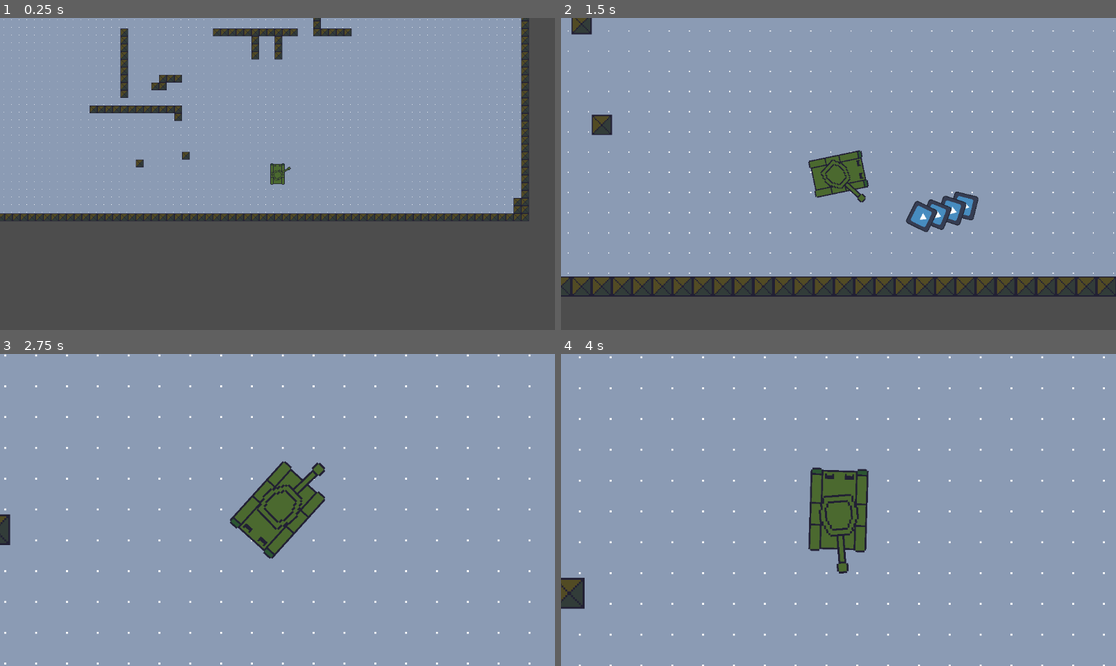
Above: before the commit, frames 1-4 (two rows, left to right).
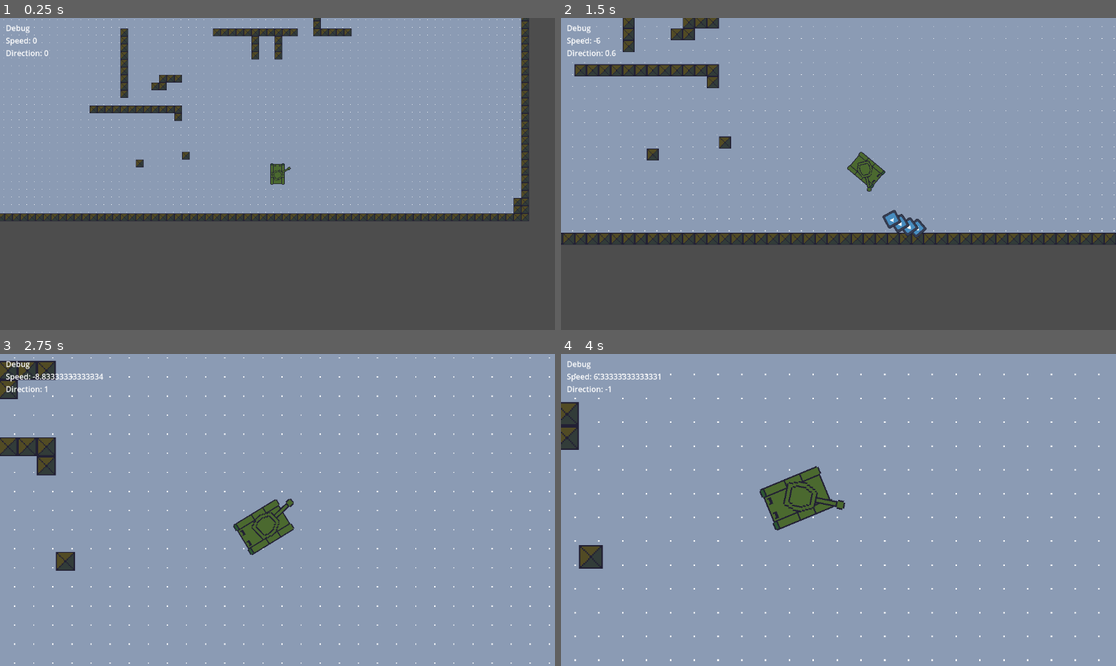
Above: after the commit, the same moments.

Repository: jamesfoxbr/Tanks
Game: Godot game, scene res://Scenes/main.tscn
Same seed, same stepped clock (60 frames per second), same inputs: the game is played once before the commit and once after it. The engine's default icon, where the game draws it, is replaced by a stand-in: a white triangle on a blue panel in a dark square.
Inputs (mouse positions are in pixels of both pictures, inside the frame that each line leads up to):
- Up to frame 1 (0.25 s): no input
- Up to frame 2 (1.5 s): move the mouse to (960, 158) at 0.52 s; hold Right (ui_right) 0.53-1.28 s; tap Mouse wheel down (zoom_in) at 0.6 s; move the mouse to (727, 189) at 1.27 s; hold Down (ui_down) from 1.28 s (still down); click (727, 189) at 1.35 s
- Up to frame 3 (2.75 s): tap Mouse wheel down (zoom_in) at 1.55, 2.1 s; move the mouse to (333, 441) at 2.02 s; release Down (ui_down) at 2.03 s; hold Right (ui_right) from 2.03 s (still down)
- Up to frame 4 (4 s): move the mouse to (810, 572) at 2.77 s; release Right (ui_right) at 2.78 s; hold Up (ui_up) 2.78-3.53 s; tap Mouse wheel up (zoom_out) at 2.85 s; tap Mouse wheel down (zoom_in) at 3.05, 3.6 s; move the mouse to (1005, 556) at 3.52 s; hold Left (ui_left) from 3.53 s (still down)

The runs differ from the first frame. In frame 1, 0.2% of the frame differs, in the area x 1-9%, y 2-13%; in frame 2, 26%, in the area x 0-100%, y 0-90%; in frame 3, 5.7%; in frame 4, 6.3%.

Commit message:
Esc and Reset
temporary esc and reset button added

Diff:
--- a/Scenes/main.tscn
+++ b/Scenes/main.tscn
@@ -1,6 +1,7 @@
-[gd_scene load_steps=5 format=3 uid="uid://dn308avku4bti"]
+[gd_scene load_steps=6 format=3 uid="uid://dn308avku4bti"]
 
 [ext_resource type="PackedScene" uid="uid://c12kmqkvm8382" path="res://Scenes/tank.tscn" id="1_j682i"]
+[ext_resource type="Script" path="res://Scripts/main.gd" id="1_rxesk"]
 [ext_resource type="Texture2D" uid="uid://32hj4qplek8a" path="res://Sprites/tank_game_tileset.png" id="2_s5k17"]
 
 [sub_resource type="TileSetAtlasSource" id="TileSetAtlasSource_xhmgq"]
@@ -18,6 +19,7 @@
 sources/0 = SubResource("TileSetAtlasSource_xhmgq")
 
 [node name="Main" type="Node2D"]
+script = ExtResource("1_rxesk")
 
 [node name="TileMap" type="TileMap" parent="."]
 tile_set = SubResource("TileSet_6rhxw")
--- a/Scenes/tank.tscn
+++ b/Scenes/tank.tscn
@@ -12,7 +12,6 @@
 [node name="Tank" type="CharacterBody2D"]
 scale = Vector2(0.25, 0.25)
 script = ExtResource("1_bpr08")
-max_handling = 2.0
 
 [node name="BodySprite" type="Sprite2D" parent="."]
 position = Vector2(-1.90735e-06, 0)
@@ -35,3 +34,12 @@
 [node name="TankTopCamera" type="Camera2D" parent="."]
 zoom = Vector2(2, 2)
 script = ExtResource("5_eu0xx")
+
+[node name="TankUI" type="CanvasLayer" parent="."]
+
+[node name="Speed" type="Label" parent="TankUI"]
+offset_left = 12.0
+offset_top = 9.0
+offset_right = 52.0
+offset_bottom = 35.0
+text = "test"
--- a/Scripts/Tank.gd
+++ b/Scripts/Tank.gd
@@ -14,17 +14,17 @@
 
 var direction = 0
 
+
 func _process(delta):
 	movement(delta)
-	speed_limits()
 	decelerate(delta)
 	collision()
+	speed_limits()
 	move_and_slide()
 
 	if Input.is_action_pressed("shoot"):
 		shoot(delta)
 
-#	print(direction)
 
 func shoot(delta):
 	var b = Bullet.instantiate()
@@ -33,8 +33,9 @@
 	b.transform = $TurretSprite/Muzzle.global_transform
 	b.position += transform.y * randf_range(-300,300) * delta
 
+
 func movement(delta):
-	var handling: float = 1.5
+	var handling: float = 2.5
 	if Input.is_action_pressed("ui_left"):
 		direction -= handling * delta
 	if Input.is_action_pressed("ui_right"):
@@ -53,6 +54,9 @@
 	velocity = Vector2.UP.rotated(rotation) * speed
 	position += velocity * delta
 
+	debug_panel(direction)
+
+
 func collision():
 	if move_and_slide():
 		speed *= 0.8
@@ -60,22 +64,34 @@
 	if !move_and_slide():
 		angular_speed = PI
 
+
 func decelerate(delta):
 	if not Input.is_action_pressed("ui_up") and not Input.is_action_pressed("ui_down"):
 		if speed > 0:
 			speed -= deceleration * delta
 		if speed < 0:
 			speed += deceleration * delta
+		if speed <= 0.9 and speed >= 0:
+			speed = 0
+
 
 func handling_stabilization(delta):
-	if not Input.is_action_pressed("ui_left") or Input.is_action_pressed("ui_right"):
+	var handling_stabilize = 2
+	if not Input.is_action_pressed("ui_left") and not Input.is_action_pressed("ui_right"):
 		if direction > 0:
-			direction -= 0.5 * delta
+			direction -= handling_stabilize * delta
 		if direction < 0:
-			direction += 0.5 * delta
+			direction += handling_stabilize * delta
 		if direction > -0.0099 and direction < 0.0099:
 			direction = 0
+
 
 func speed_limits():
 	if speed > max_speed:
 		speed = max_speed
+
+
+func debug_panel(handling):
+	$TankUI/Speed.text = "Debug
+	Speed: " + str(speed) + "
+	Direction: " + str(handling)
--- a/Scripts/TankTopCamera.gd
+++ b/Scripts/TankTopCamera.gd
@@ -1,6 +1,6 @@
 extends Camera2D
 
-var zoom_increment: float = 2
+var zoom_increment: float = 1
 var zoom_current: float = 1
 var zoom_target: float = 1
 
@@ -22,3 +22,7 @@
 		zoom_current = 4
 
 	set_zoom(Vector2(zoom_current, zoom_current))
+
+	var mouse_camera = Vector2(get_local_mouse_position())
+	position = mouse_camera / 4
+	print(mouse_camera)
--- /dev/null
+++ b/Scripts/main.gd
@@ -0,0 +1,10 @@
+extends Node2D
+
+func _ready():
+	set_process(true)
+
+func _process(delta):
+	if Input.is_action_pressed("ui_cancel"):
+		get_tree().quit()
+	if Input.is_action_pressed("reset"):
+		get_tree().reload_current_scene()
--- a/project.godot
+++ b/project.godot
@@ -64,6 +64,16 @@
 "events": [Object(InputEventMouseButton,"resource_local_to_scene":false,"resource_name":"","device":-1,"window_id":0,"a …(241 unchanged characters)…
 ]
 }
+turbo={
+"deadzone": 0.5,
+"events": [Object(InputEventKey,"resource_local_to_scene":false,"resource_name":"","device":-1,"window_id":0,"alt_pressed":false,"shift_pressed":false,"ctrl_pressed":false,"meta_pressed":false,"pressed":false,"keycode":0,"physical_keycode":4194325,"key_label":0,"unicode":0,"echo":false,"script":null)
+]
+}
+reset={
+"deadzone": 0.5,
+"events": [Object(InputEventKey,"resource_local_to_scene":false,"resource_name":"","device":-1,"window_id":0,"alt_pressed":false,"shift_pressed":false,"ctrl_pressed":false,"meta_pressed":false,"pressed":false,"keycode":0,"physical_keycode":4194336,"key_label":0,"unicode":0,"echo":false,"script":null)
+]
+}
 
 [rendering]
 
